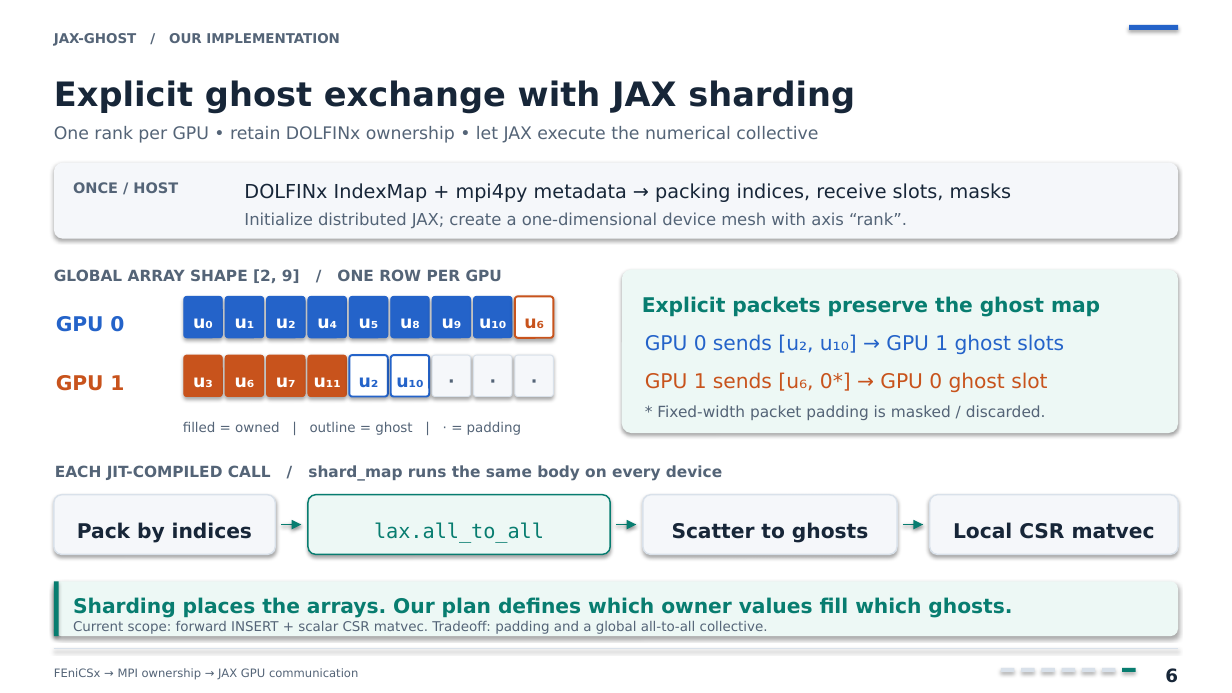
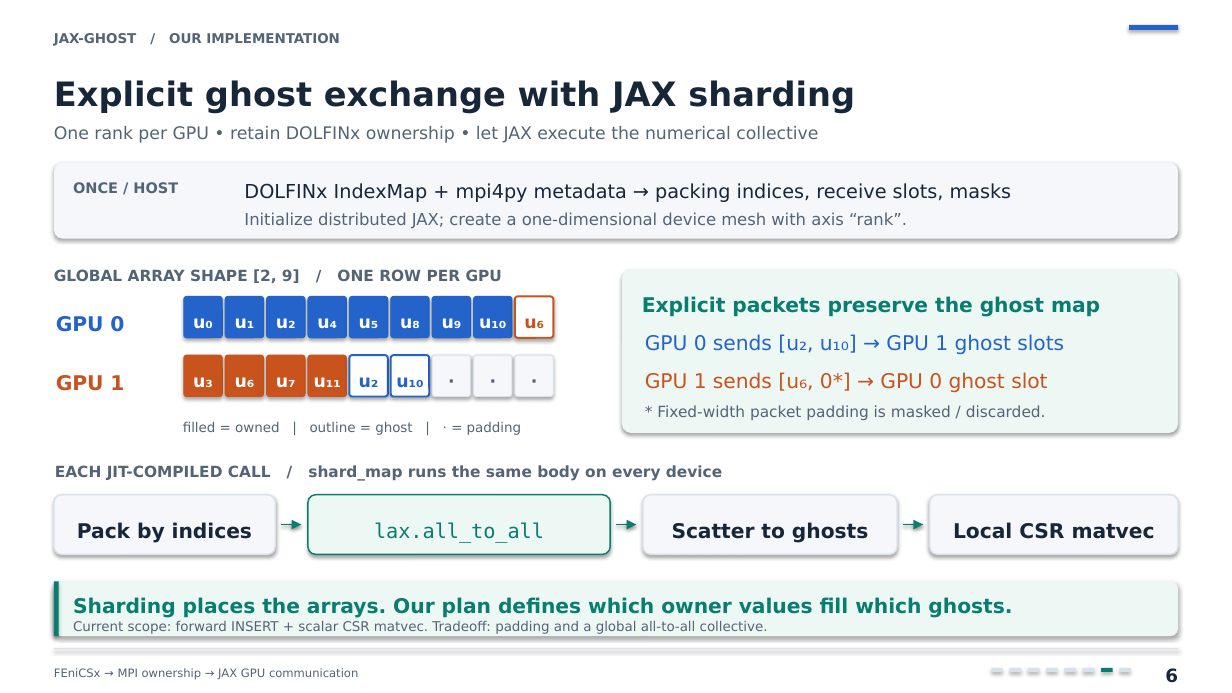
Before and after one commit to a-latyshev/JAX-ghost, a slide deck: slide 7 of presentation/jax-ghost-presentation.pptx. Drawn at 1232x693 pixels with LibreOffice and Linux fonts; fonts in the diff are those of the drawing. Boxes give left, top, right and bottom in pixels: in the first picture for what was removed or moved away, otherwise in the second. Text is boxed around its words. In the diff, an @@ line names an element or a change of style, - is before the commit and + after.

```diff
--- a/presentation/jax-ghost-presentation.pptx
+++ b/presentation/jax-ghost-presentation.pptx
@@ rectangle added at box(992, 668, 1003, 672), fill #D9E1EA @@
@@ rectangle: place and size @@
-rectangle at box(1001, 668, 1015, 672)
+rectangle at box(1010, 668, 1021, 672)
@@ rectangle: place and size @@
-rectangle at box(1021, 668, 1035, 672)
+rectangle at box(1028, 668, 1039, 672)
@@ rectangle: place and size @@
-rectangle at box(1042, 668, 1055, 672)
+rectangle at box(1046, 668, 1057, 672)
@@ rectangle: place and size @@
-rectangle at box(1123, 668, 1137, 672)
+rectangle at box(1102, 668, 1113, 672)
@@ rectangle: place and size @@
-rectangle at box(1103, 668, 1116, 672)
+rectangle at box(1119, 668, 1130, 672)
```
Also in this commit, not shown: 6 other slides changed, 1 slide added, 14 other files.
